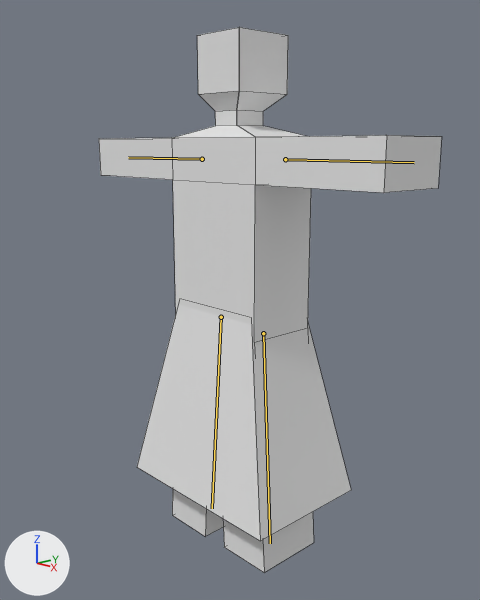
An edit to the Blender file models/human.blend, drawn before and after from the same camera.
One viewpoint serves both versions: a 50 mm lens placed at (4.9, -4.6, 4.21), pointed at (0.0, 0.0, 2.64). Arrows for +X, +Y and +Z are at lower left; the lights stay in place. The bones that change are drawn over the model as lines. Mesh edges are drawn as thin lines.

Objects in the first picture: 'Body', 'Robe'.
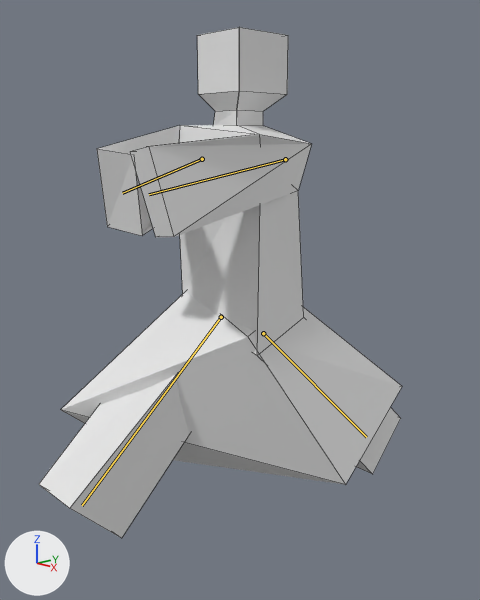
The newer file adds an action. The first version stands in its rest pose; the second is drawn at frame 15 of the action 'RunCrossbow'.

What differs and where, as boxes (x1, y1, x2, y2) in the pictures (480 x 600 px):
'Body', posed (6% shorter)
    before: (99, 27, 442, 573)
    after: (39, 27, 401, 538)
'Robe', posed (59% wider, 18% shorter)
    before: (137, 305, 351, 541)
    after: (61, 292, 402, 485)
bone 'Bone.007', root to tip
    before: (285, 159) to (414, 162)
    after: (285, 159) to (149, 194)
bone 'Bone.009', root to tip
    before: (202, 159) to (128, 157)
    after: (202, 159) to (122, 193)
bone 'Bone.002', root to tip
    before: (263, 333) to (270, 543)
    after: (263, 333) to (366, 437)
bone 'Bone.004', root to tip
    before: (221, 317) to (212, 508)
    after: (221, 317) to (82, 505)

Diff of the bpy script that builds the scene:
```diff
--- a/models/human.blend.py
+++ b/models/human.blend.py
@@ bone_bone_007 @@
 bone_bone_007 = bpy.data.objects['Armature'].pose.bones['Bone.007']  # child of 'Bone.006'
-bone_bone_007.rotation_quaternion = (1.0, 0.0, 0.0, 0.0)  # degrees (0, 0, 0)
+bone_bone_007.rotation_quaternion = (0.499, 0.55, -0.341, -0.576)  # degrees (80, 17, -84)
@@ bone_bone_009 @@
 bone_bone_009 = bpy.data.objects['Armature'].pose.bones['Bone.009']  # child of 'Bone.008'
-bone_bone_009.rotation_quaternion = (1.0, 0.0, 0.0, 0.0)  # degrees (0, 0, 0)
+bone_bone_009.rotation_quaternion = (0.49, 0.559, 0.33, 0.581)  # degrees (80, -19, 84)
@@ bone_bone_002 @@
 bone_bone_002 = bpy.data.objects['Armature'].pose.bones['Bone.002']  # child of 'Bone.001'
-bone_bone_002.rotation_quaternion = (1.0, 0.0, 0.0, 0.0)  # degrees (0, 0, 0)
+bone_bone_002.rotation_quaternion = (0.921, 0.0, 0.021, 0.39)  # degrees (1, 2, 46)
@@ bone_bone_004 @@
 bone_bone_004 = bpy.data.objects['Armature'].pose.bones['Bone.004']  # child of 'Bone.003'
-bone_bone_004.rotation_quaternion = (1.0, 0.0, 0.0, 0.0)  # degrees (0, 0, 0)
+bone_bone_004.rotation_quaternion = (0.922, 0.0, 0.03, 0.386)  # degrees (1, 3, 45)
```
